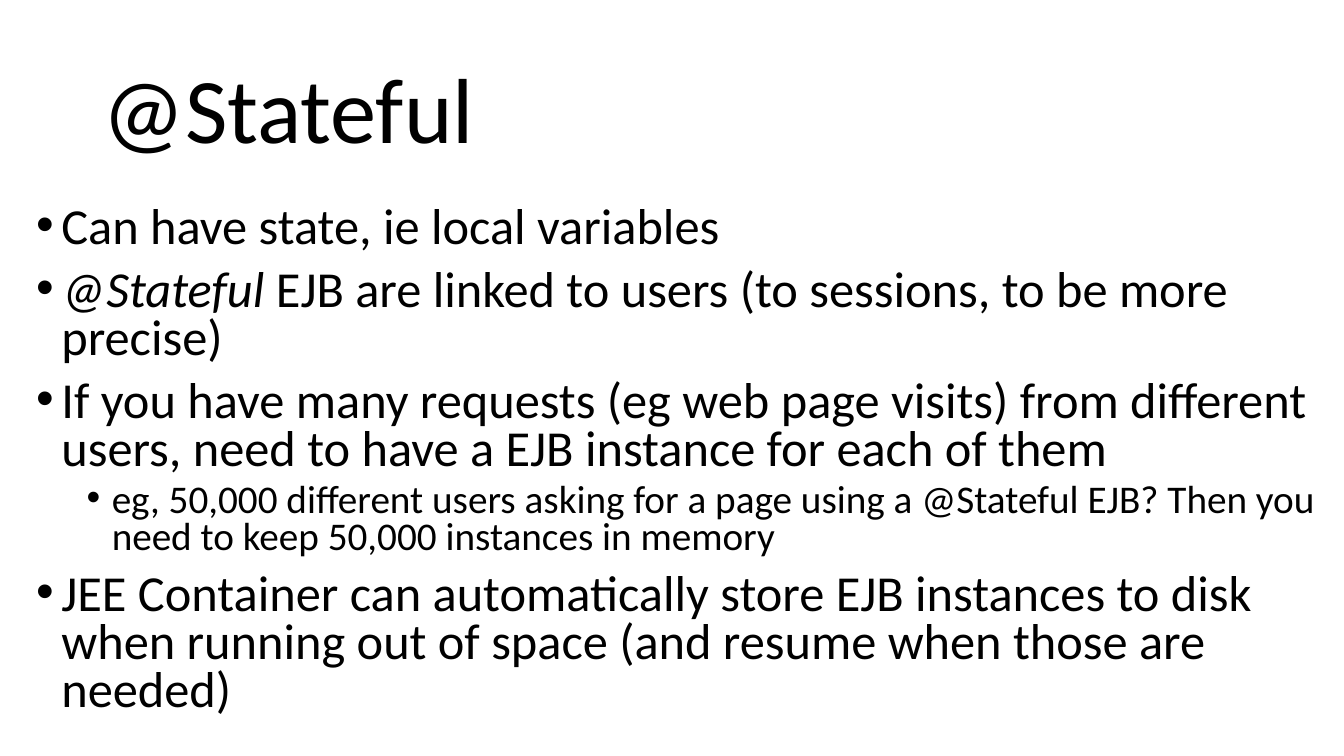
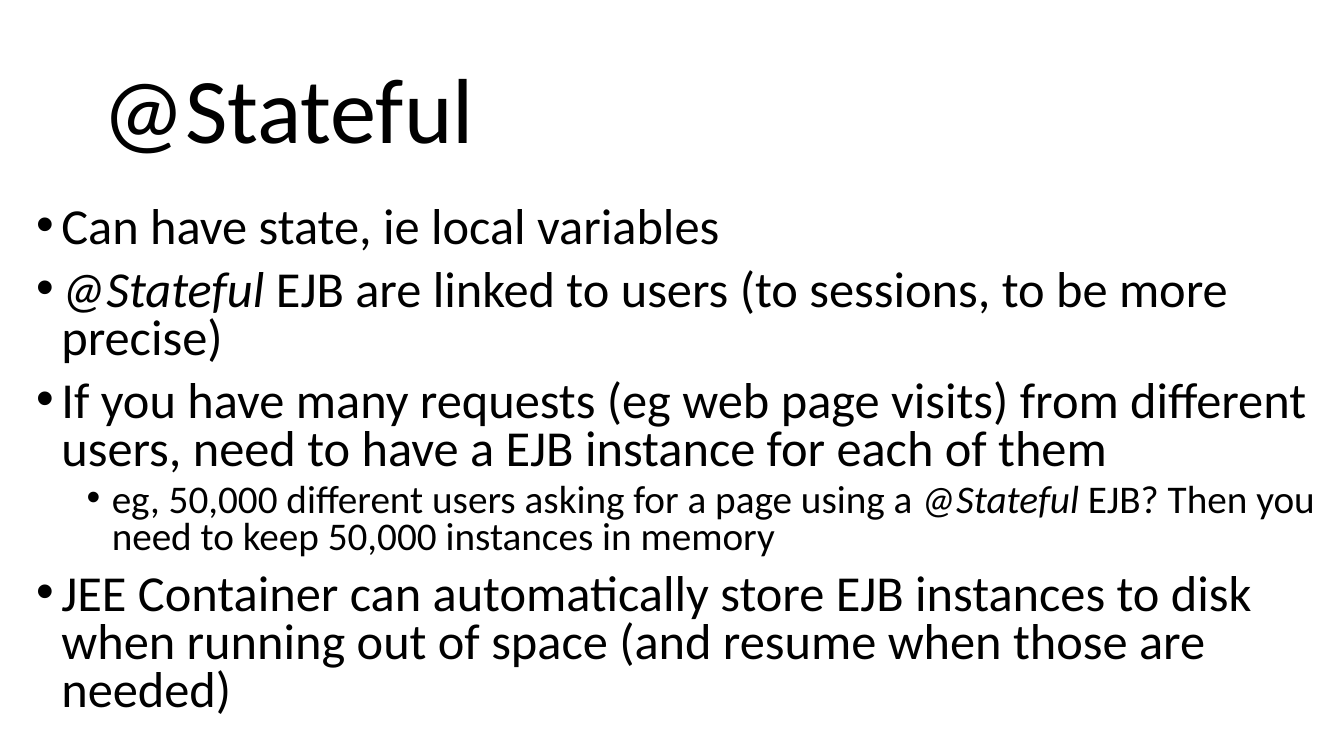
Before and after one commit to arcuri82/testing_security_development_enterprise_systems, a slide deck: slide 5 of doc/intro/slides/lesson_05_ejb.pptx. Drawn at 1344x756 pixels with LibreOffice and Linux fonts; fonts in the diff are those of the drawing. Boxes give left, top, right and bottom in pixels: in the first picture for what was removed or moved away, otherwise in the second. Text is boxed around its words. In the diff, an @@ line names an element or a change of style, - is before the commit and + after.

```diff
--- a/doc/intro/slides/lesson_05_ejb.pptx
+++ b/doc/intro/slides/lesson_05_ejb.pptx
@@ text at box(112, 485, 1314, 557): italic on in "@Stateful" @@
```
Also in this commit, not shown: 7 other slides changed, 2 other files.
